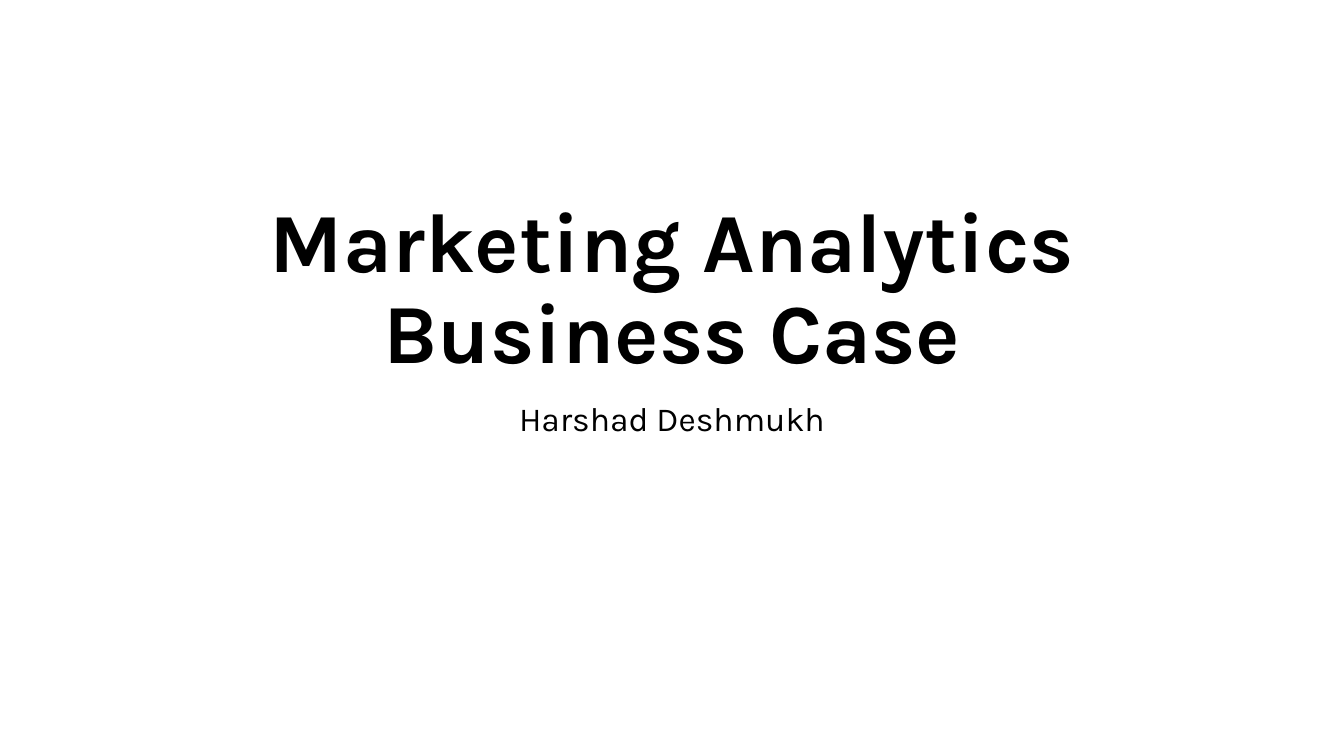
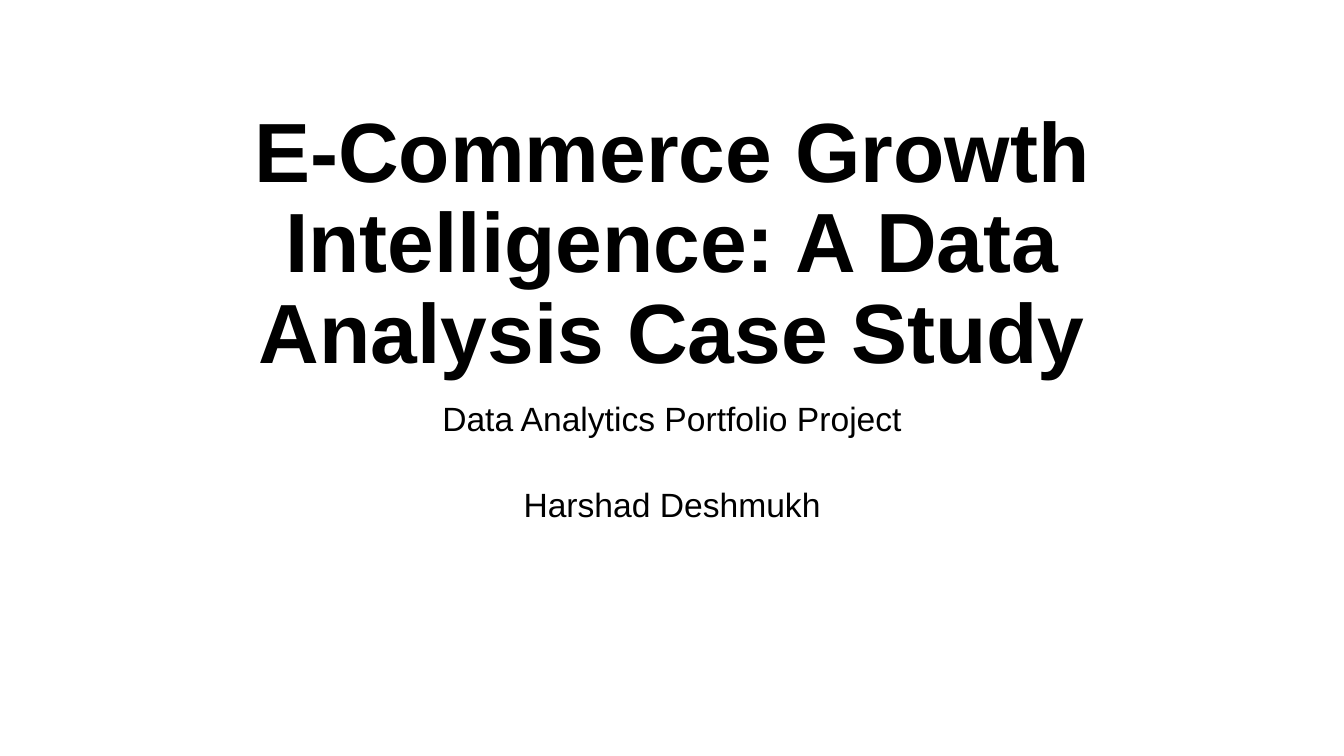
Before and after one commit to Engineer-Harshad/e-commerce-growth-intelligence-project, a slide deck: slide 1 of presentation/Business Problem.pptx. Drawn at 1344x756 pixels with LibreOffice and Linux fonts; fonts in the diff are those of the drawing. Boxes give left, top, right and bottom in pixels: in the first picture for what was removed or moved away, otherwise in the second. Text is boxed around its words. In the diff, an @@ line names an element or a change of style, - is before the commit and + after.

Commit message:
Updated project files

```diff
--- a/presentation/Business Problem.pptx
+++ b/presentation/Business Problem.pptx
@@ title at [254,121,1090,379]: text changed; font Karla to Arial @@
-Marketing Analytics Business Case
+E-Commerce Growth Intelligence: A Data Analysis Case Study
@@ subtitle at [442,406,902,438]: paragraph added @@
+Data Analytics Portfolio Project
@@ subtitle at [524,492,821,518]: font Karla to Arial in "Harshad Deshmukh" @@
```
Also in this commit, not shown: 3 other slides changed, 2 slides removed, 10 other files.
